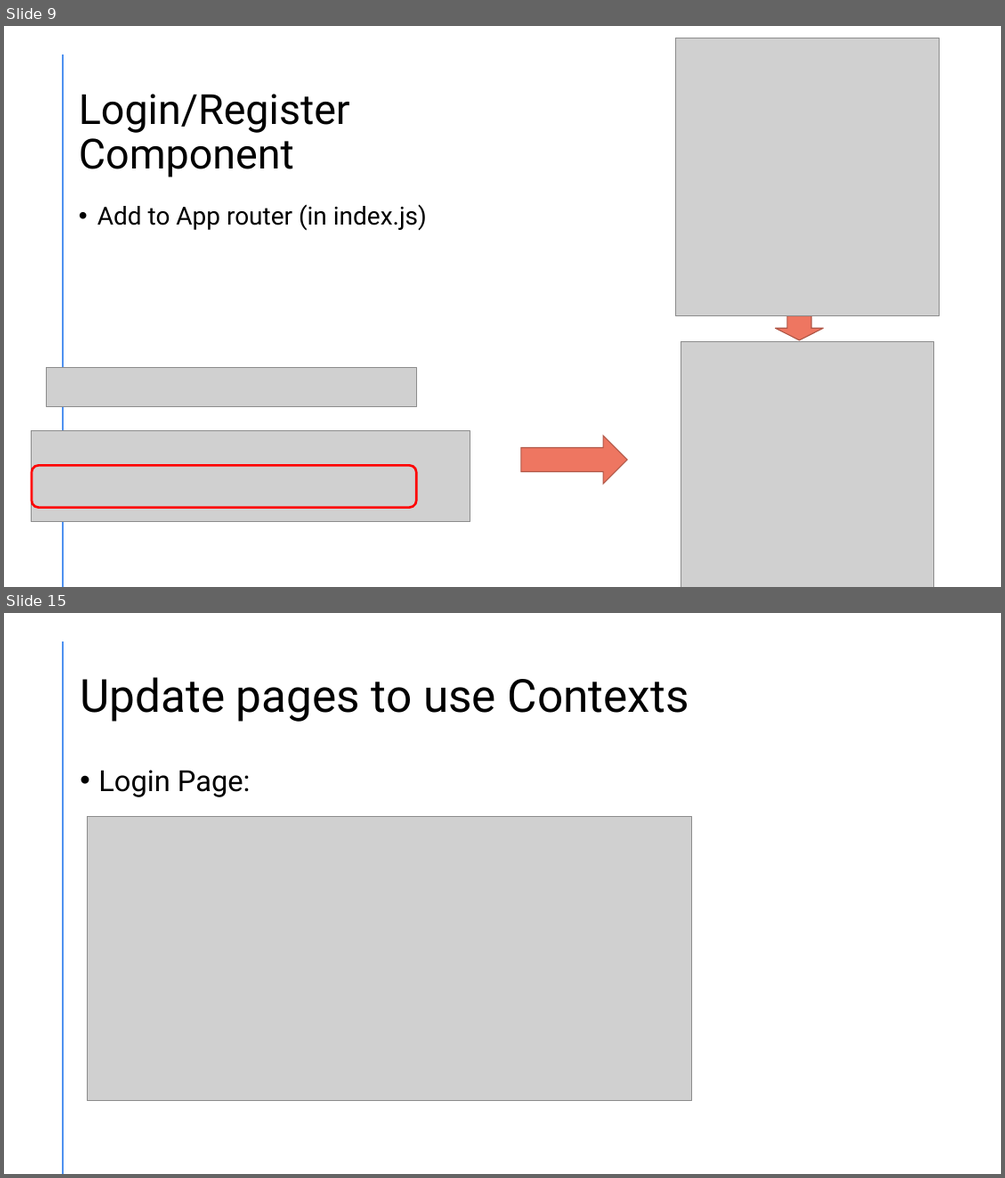
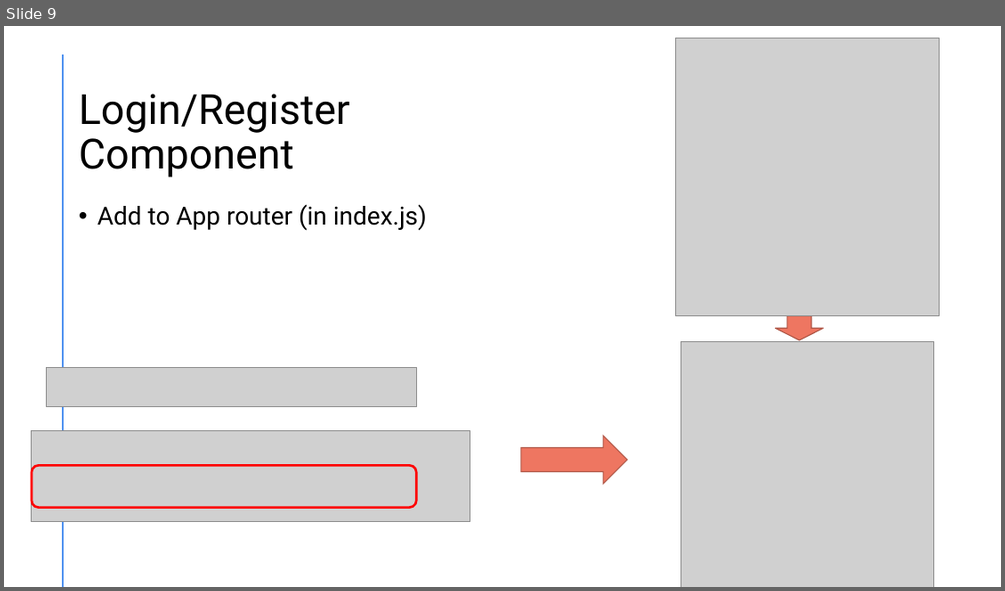
Before and after one commit to diarmuidoconnor/wad2, a slide deck: topic11/talk-01/react integration.pptx. Shown one above the other, each under a label of ours: slides 9 and 15 before the commit, slide 9 after it; the slides between them are not shown. The pictures are 1005x1178 and 1005x591 pixels, drawn with LibreOffice and Linux fonts; fonts in the diff are those of the drawing; grey boxes stand for pictures. Boxes give left, top, right and bottom in pixels: in the first picture for what was removed or moved away, otherwise in the second. Text is boxed around its words. In the diff, an @@ line names an element or a change of style, - is before the commit and + after.

```diff
--- a/topic11/talk-01/react integration.pptx
+++ b/topic11/talk-01/react integration.pptx
@@ slide 15 removed at bbox=[4, 613, 1001, 1174], background #FFFFFF; not listed: 1 template element that a slide beside it also shows @@
@@ title removed at bbox=[80, 677, 689, 722] @@
-Update pages to use Contexts
@@ text removed at bbox=[98, 770, 251, 797] @@
-• Login Page:
@@ picture removed at bbox=[87, 817, 691, 1100] @@
```
Also in this commit, not shown: 5 other slides removed, 5 other files.
